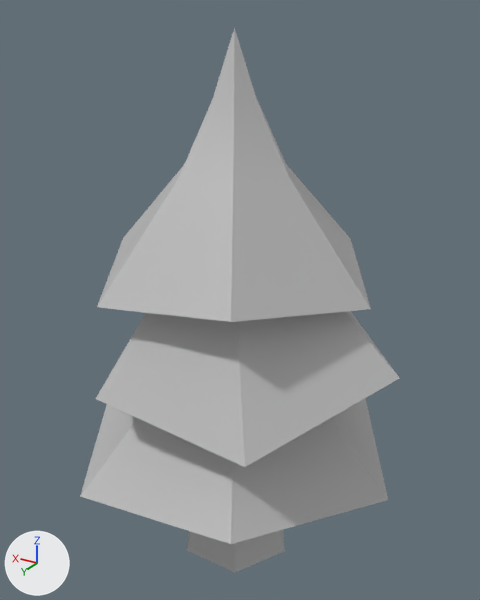
One commit to the FBX model Assets/Models/Environment/SM_tree.fbx: the scene before it, then after it.
One viewpoint serves both versions: a camera (50 mm lens) standing at (-1.79, 2.93, 3.12) and looking at (0.0, -0.05, 1.63). Lighting does not change. The marker at lower left points along +X, +Y and +Z. Where no turn or scale is listed for an object, it has been applied to the vertices.

The first picture shows 'SM_tree'.
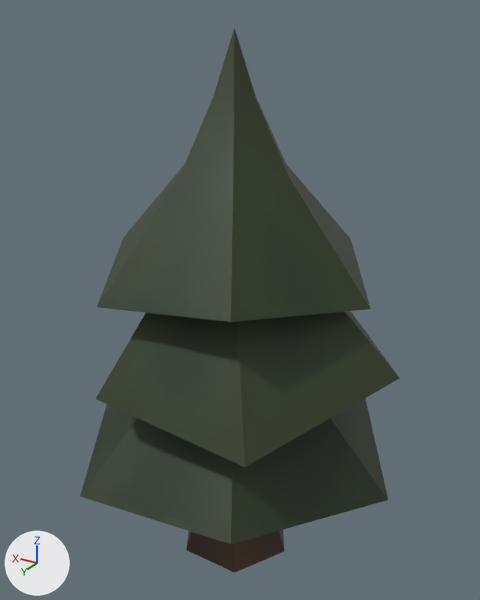
Boxes (x1, y1, x2, y2) around the edits, measured in the pictures (480 x 600 px):
```json
{"object": "SM_tree", "change": "recoloured", "before": [80, 28, 400, 573], "after": [80, 28, 400, 573]}
```

The change, as JSON lines over the scene's bpy script:
```json
{"op": "add", "block": "img_sm_tree_lambert1_basemap_1001_png", "code": ["img_sm_tree_lambert1_basemap_1001_png = load_image('SM_tree_lambert1_BaseMap.1001.png', '../../Textures/tree/SM_tree_lambert1_BaseMap.1001.png', 2048, 2048, 'sRGB')"]}
{"op": "add", "block": "mat_tree", "code": ["mat_tree = principled_material('tree')", "mat_tree.texture = img_sm_tree_lambert1_basemap_1001_png"]}
{"block": "me_mesh", "where": "me_mesh.from_pydata(...)  # 61 vertices, 60 faces; spans x -0.98..0.98, y -0.85..0.85, z -1.53..1.53"}
{"op": "remove", "block": "me_mesh", "code": "me_mesh.materials.append(mat_lambert1)  # grey #bcbcbc"}
{"op": "add", "block": "me_mesh", "code": "me_mesh.materials.append(mat_tree)  # picture img_sm_tree_lambert1_basemap_1001_png"}
```
